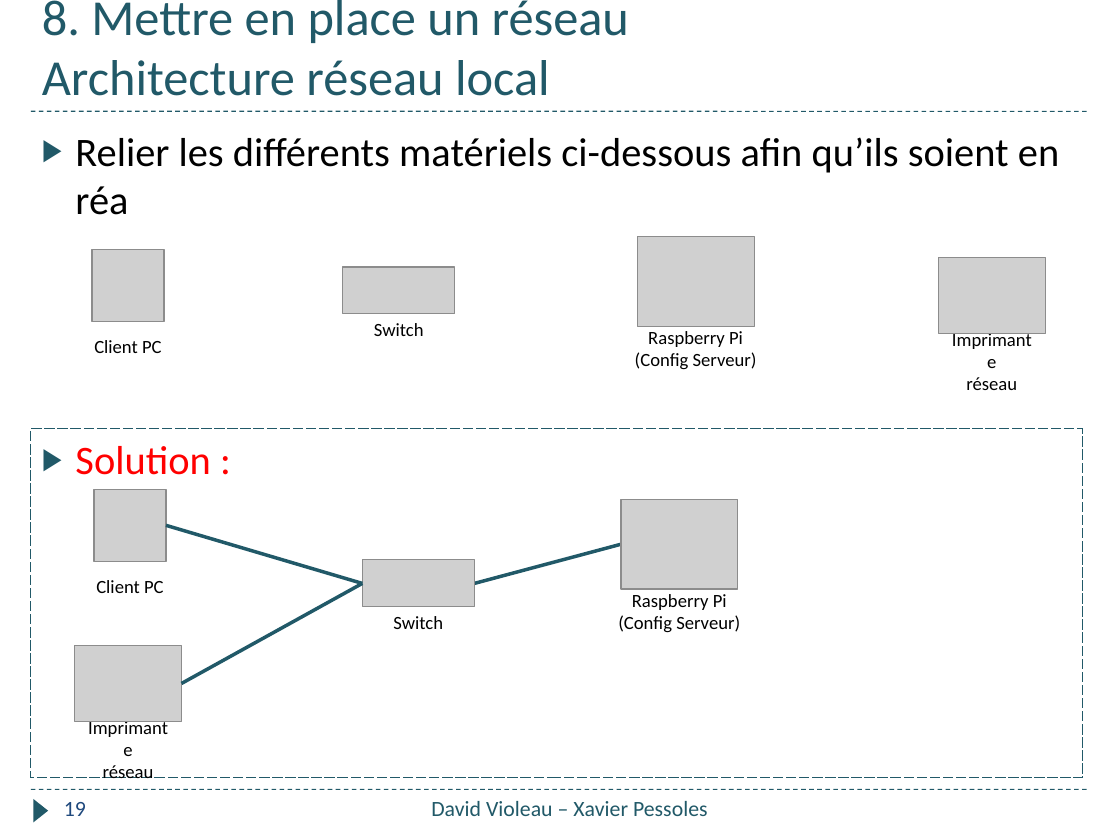
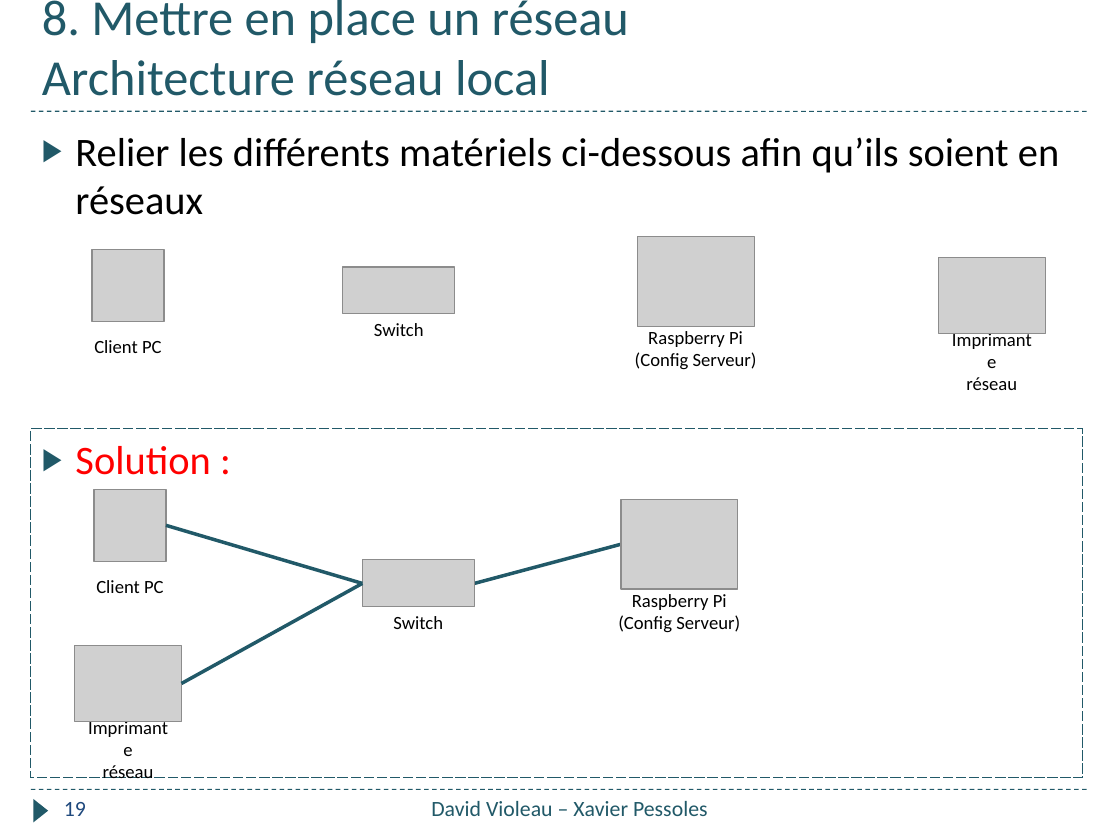
Before and after one commit to xpessoles/Informatique_College, a slide deck: slide 19 of Formation_2018/Quizz_Pomme/Quizz_Pomme.pptx. Drawn at 1120x840 pixels with LibreOffice and Linux fonts; fonts in the diff are those of the drawing; grey boxes stand for pictures. Boxes give left, top, right and bottom in pixels: in the first picture for what was removed or moved away, otherwise in the second. Text is boxed around its words. In the diff, an @@ line names an element or a change of style, - is before the commit and + after.

Commit message:
MAJ

```diff
--- a/Formation_2018/Quizz_Pomme/Quizz_Pomme.pptx
+++ b/Formation_2018/Quizz_Pomme/Quizz_Pomme.pptx
@@ text at (75, 137, 1059, 215): text changed @@
-▶ Relier les différents matériels ci-dessous afin qu’ils soient en réa
+▶ Relier les différents matériels ci-dessous afin qu’ils soient en réseaux
```
Also in this commit, not shown: 1 other slide changed, 3 slides added, 1 slide removed.
